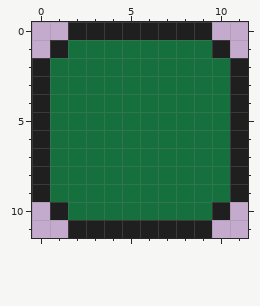
Pixel-art file: assets/sprites/btn.aseprite. The picture above was drawn from the file before the commit.
12x12 pixels, 1 frame.
After:
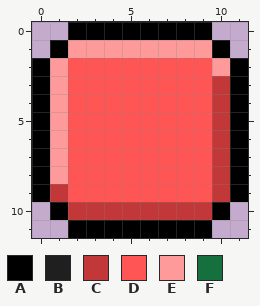
Palette (. is transparent): A #000000  B #1f1f1f  C #c23838  D #ff5555  E #ff9a9a  F #15703e
The exact change:
Changed rows in their new state; - is an unchanged pixel.
first column x 0:
 0 --AAAAAAAA--
 1 -AEEEEEEEEA-
 2 AEDDDDDDDDEA
 3 AEDDDDDDDDCA
 4 AEDDDDDDDDCA
 5 AEDDDDDDDDCA
 6 AEDDDDDDDDCA
 7 AEDDDDDDDDCA
 8 AEDDDDDDDDCA
 9 ACDDDDDDDDCA
10 -ACCCCCCCCA-
11 --AAAAAAAA--
Boxes around the changes in both pictures, in picture pixels (x1, y1, x2, y2):
changed: (32, 22, 248, 238)
